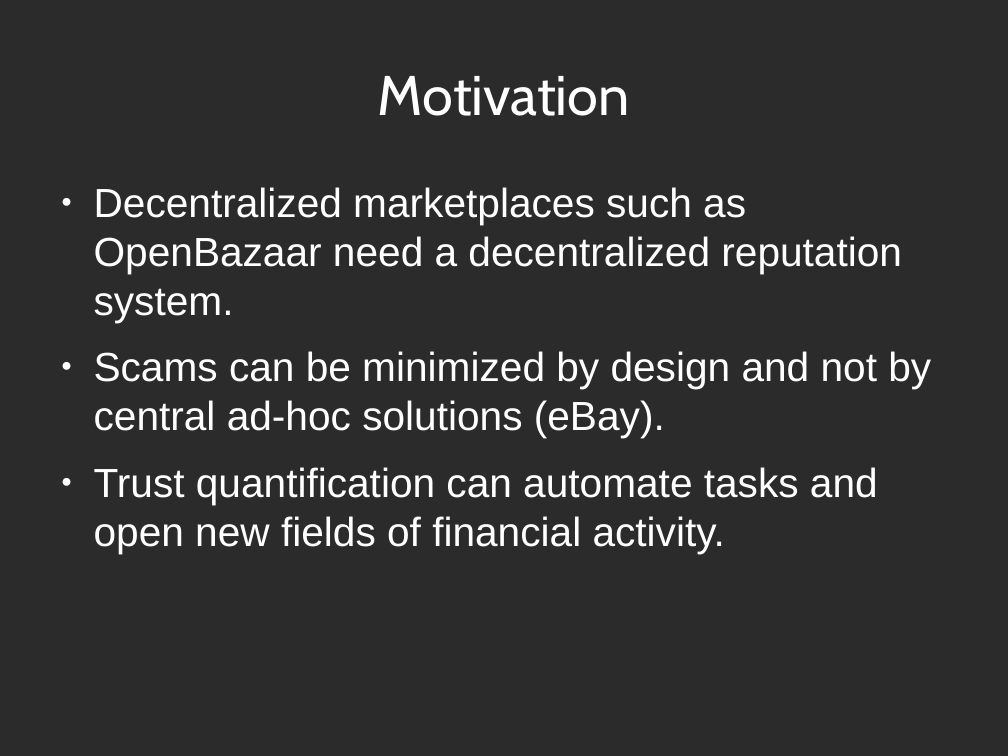
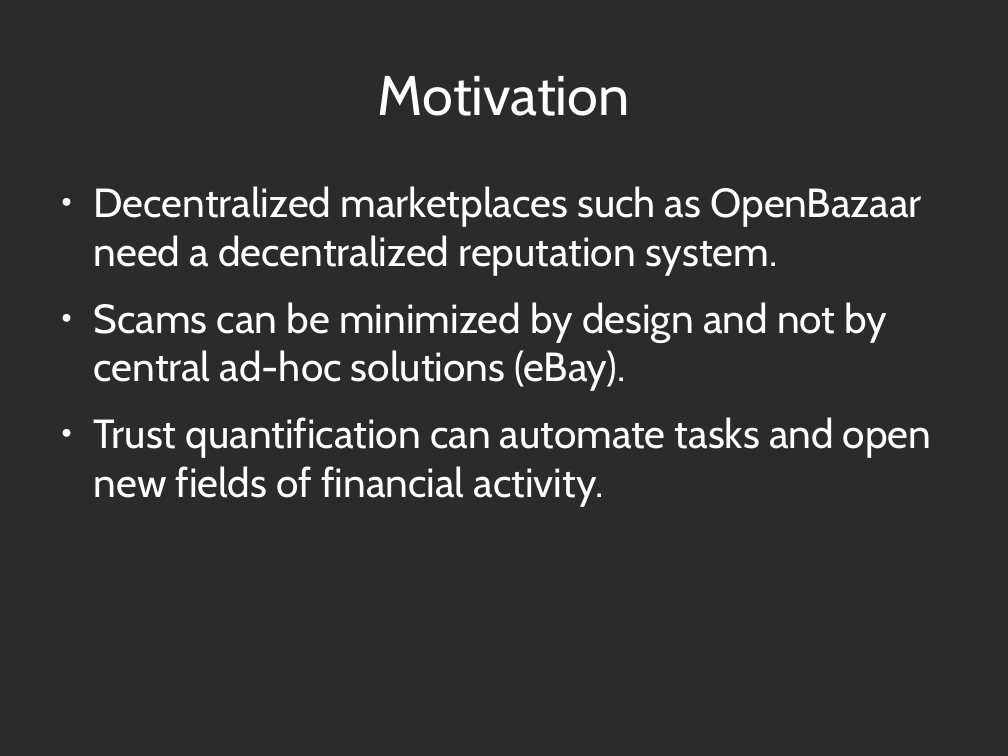
Before and after one commit to decrypto-org/TrustIsRisk, a slide deck: slide 2 of presentations/AtheCrypt10-1-2017/AtheCrypt10-1-2017.odp. Drawn at 1008x756 pixels with LibreOffice and Linux fonts; fonts in the diff are those of the drawing; background and template pictures are left out; a plain dark background stands for a picture behind light text. Boxes give left, top, right and bottom in pixels: in the first picture for what was removed or moved away, otherwise in the second. Text is boxed around its words. In the diff, an @@ line names an element or a change of style, - is before the commit and + after.

```diff
--- a/presentations/AtheCrypt10-1-2017/AtheCrypt10-1-2017.odp
+++ b/presentations/AtheCrypt10-1-2017/AtheCrypt10-1-2017.odp
@@ text "Decentralized marketplaces such as OpenBazaar ..." at (94,186,932,506): font Arial to Cabin @@
```
Also in this commit, not shown: 2 other slides changed, 3 other files.
